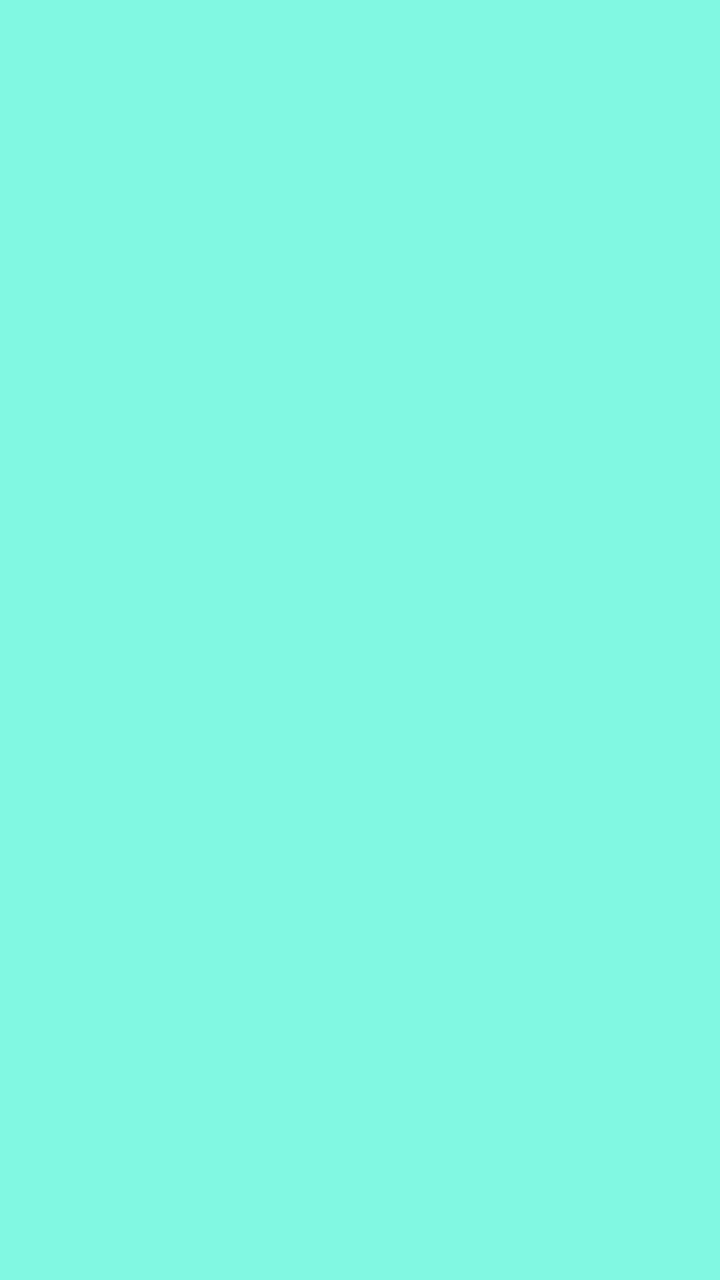
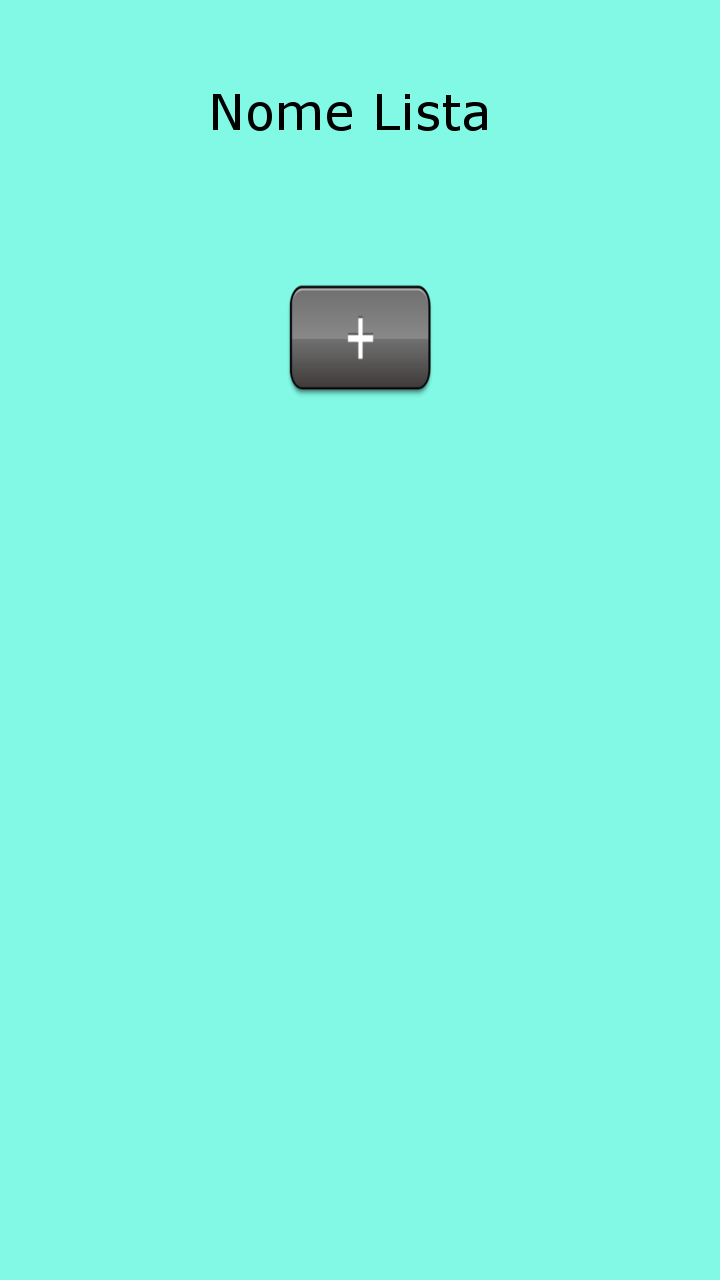
Before/after of a 720x1280 layered artwork. What changed in the layer stack:
added layer "Nome Lista" above "Ipst_2-6_Button-Plus.png" over [213, 94, 487, 131]
added layer "Ipst_2-6_Button-Plus.png" above "Sfondo" over [287, 285, 433, 398]
